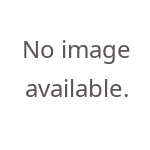
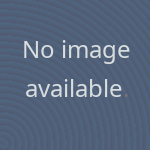
Layer changes from the first 150×150 image to the second:
painted on "available." over [26, 79, 128, 97]
painted on "No image" over [24, 40, 130, 64]
painted on "Background" over [0, 0, 150, 150]
